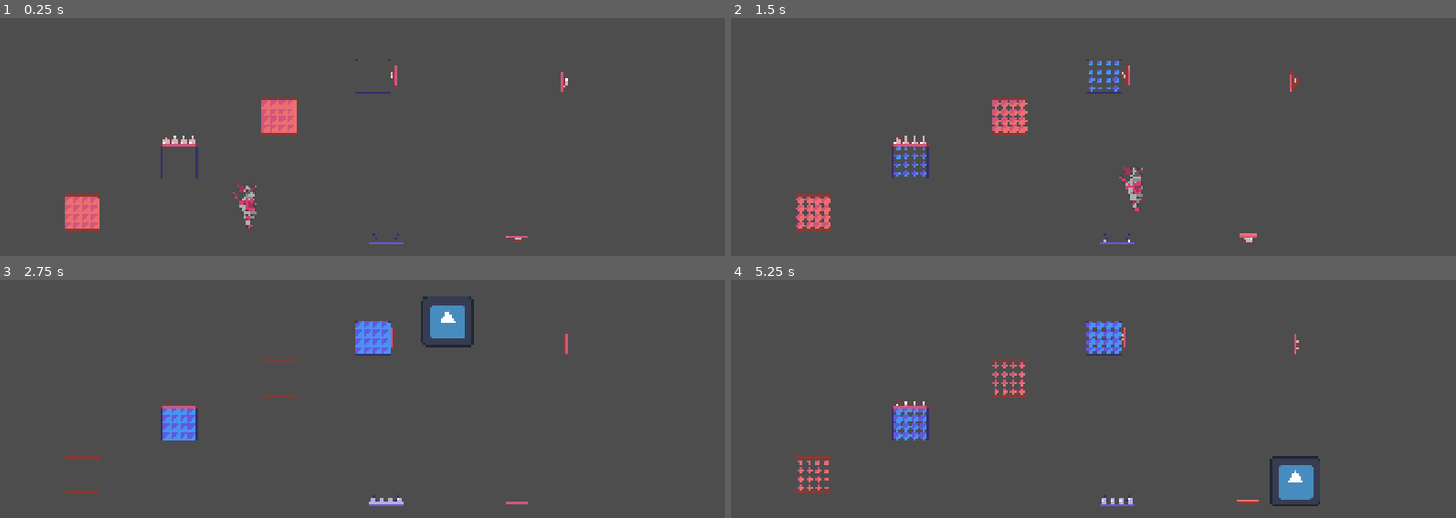
Above: before the commit, frames 1-4 (two rows, left to right).
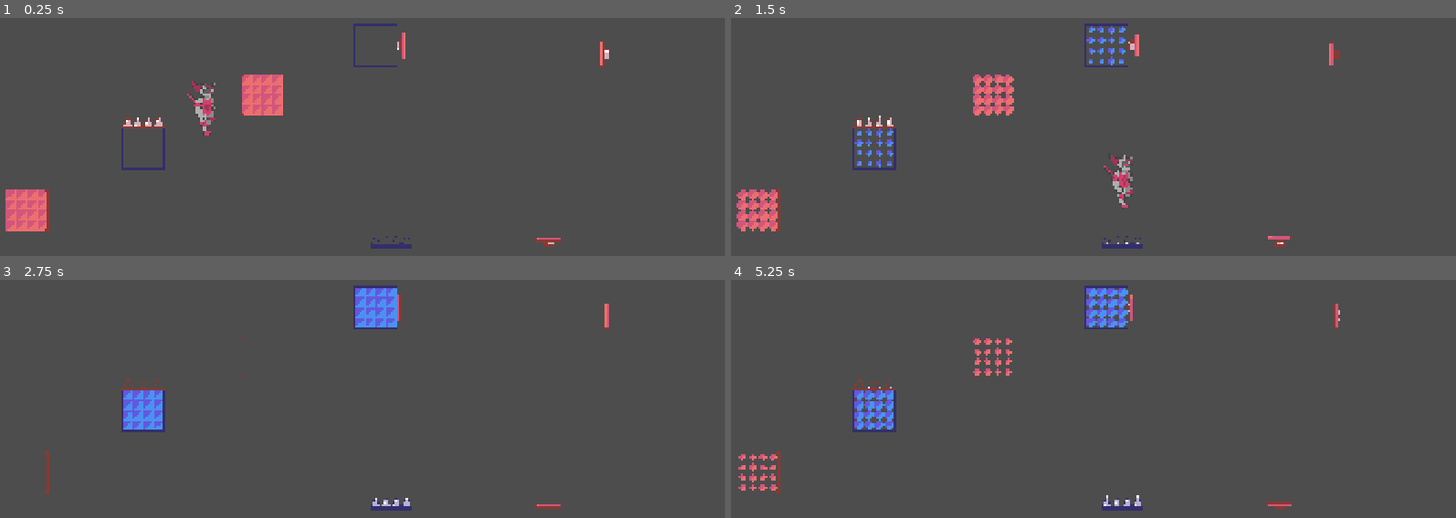
Above: after the commit, the same moments.

Repository: MatheoBrassart/The-Adventure-of-Beep-n-Boo-p
Game: Godot game, scene res://scenes/levels/level_test.tscn
Same seed, same stepped clock (60 frames per second), same inputs: the game is played once before the commit and once after it. The engine's default icon, where the game draws it, is replaced by a stand-in: a white triangle on a blue panel in a dark square.
Inputs:
- Up to frame 1 (0.25 s): no input
- Up to frame 2 (1.5 s): hold D (move_right) from 0.53 s (still down); tap Shift (switch_character) at 0.6, 1.35 s; tap Space (jump) at 0.77 s
- Up to frame 3 (2.75 s): tap Space (jump) at 1.52 s; release D (move_right) at 2.03 s; hold A (move_left) from 2.03 s (still down); tap Shift (switch_character) at 2.1 s
- Up to frame 4 (5.25 s): release A (move_left) at 2.78 s; hold D (move_right) 2.78-4.28 s; tap Shift (switch_character) every 0.75 s from 2.85 to 5.1 s; tap Space (jump) at 3.02, 3.77, 4.52 s; hold A (move_left) 4.28-5.03 s; hold D (move_right) from 5.03 s (still down)

The runs differ from the first frame. In frame 1, 5.2% of the frame differs, in the area x 0-85%, y 2-97%; in frame 2, 5.4%; in frame 3, 5.2%; in frame 4, 5.5%, in the area x 1-85%, y 2-97%.

Commit message:
Fix get_node Player not working properly

Diff:
--- a/the-adventure-of-beep-n'-boop/scenes/levels/level_test.tscn
+++ b/the-adventure-of-beep-n'-boop/scenes/levels/level_test.tscn
@@ -11,12 +11,12 @@
 [node name="LevelTest" type="Node2D"]
 
 [node name="Camera2D" type="Camera2D" parent="."]
-position = Vector2(600, 350)
+position = Vector2(600, 400)
 rotation = -1.5707964
-zoom = Vector2(1.5, 1.5)
+zoom = Vector2(1.8, 1.8)
 
 [node name="Player" parent="." instance=ExtResource("1_jp5fc")]
-position = Vector2(409, 565)
+position = Vector2(378, 428)
 
 [node name="StaticBody2D" type="StaticBody2D" parent="."]
 position = Vector2(4, 406)
@@ -25,38 +25,40 @@
 position = Vector2(1, -1)
 shape = SubResource("WorldBoundaryShape2D_e73ws")
 
-[node name="PicsChangeBeep" parent="." instance=ExtResource("2_4ptlp")]
+[node name="Level elements" type="Node2D" parent="."]
+
+[node name="PicsChangeBeep" parent="Level elements" instance=ExtResource("2_4ptlp")]
 position = Vector2(284, 477)
 
-[node name="BlocChangeBeep2" parent="." instance=ExtResource("3_ycf23")]
+[node name="BlocChangeBeep2" parent="Level elements" instance=ExtResource("3_ycf23")]
 position = Vector2(284, 537)
 WHICH_CHARACTER_IS_IT = 1
 
-[node name="BlocChangeBeep" parent="." instance=ExtResource("3_ycf23")]
+[node name="BlocChangeBeep" parent="Level elements" instance=ExtResource("3_ycf23")]
 position = Vector2(114, 628)
 
-[node name="PicsChangeBeep2" parent="." instance=ExtResource("2_4ptlp")]
+[node name="PicsChangeBeep2" parent="Level elements" instance=ExtResource("2_4ptlp")]
 position = Vector2(646, 650)
 WHICH_CHARACTER_IS_IT = 1
 
-[node name="BlocChange" parent="." instance=ExtResource("3_ycf23")]
+[node name="BlocChange" parent="Level elements" instance=ExtResource("3_ycf23")]
 position = Vector2(457, 459)
 
-[node name="BlocChange2" parent="." instance=ExtResource("3_ycf23")]
+[node name="BlocChange2" parent="Level elements" instance=ExtResource("3_ycf23")]
 position = Vector2(623, 387)
 WHICH_CHARACTER_IS_IT = 1
 
-[node name="RessortChange" parent="." instance=ExtResource("4_4ptlp")]
+[node name="RessortChange" parent="Level elements" instance=ExtResource("4_4ptlp")]
 position = Vector2(876, 647)
 
-[node name="RessortChange2" parent="." instance=ExtResource("4_4ptlp")]
+[node name="RessortChange2" parent="Level elements" instance=ExtResource("4_4ptlp")]
 position = Vector2(1089, 645)
 WHICH_CHARACTER_IS_IT = 1
 
-[node name="RessortChange3" parent="." instance=ExtResource("4_4ptlp")]
+[node name="RessortChange3" parent="Level elements" instance=ExtResource("4_4ptlp")]
 position = Vector2(687, 387)
 rotation = 1.5707964
 
-[node name="RessortChange4" parent="." instance=ExtResource("4_4ptlp")]
+[node name="RessortChange4" parent="Level elements" instance=ExtResource("4_4ptlp")]
 position = Vector2(931, 399)
 rotation = -1.5707964
--- a/the-adventure-of-beep-n'-boop/scripts/bloc_change.gd
+++ b/the-adventure-of-beep-n'-boop/scripts/bloc_change.gd
@@ -23,7 +23,7 @@
 		rightSprite = animatedSpriteBlocChangeBoop
 
 	# When appearing, check if the right character is active or not
-	var CURRENT_ACTIVE_CHARACTER = get_parent().get_node("Player")
+	var CURRENT_ACTIVE_CHARACTER = get_tree().get_first_node_in_group("Player")
 	if not CURRENT_ACTIVE_CHARACTER.CURRENT_ACTIVE_CHARACTER == WHICH_CHARACTER_IS_IT:
 		deactivate()
 		rightSprite.play("defaultInactive")
--- a/the-adventure-of-beep-n'-boop/scripts/pics_change.gd
+++ b/the-adventure-of-beep-n'-boop/scripts/pics_change.gd
@@ -23,7 +23,8 @@
 		rightSprite = animatedSpritePicsChangeBoop
 
 	# When appearing, check if the right character is active or not
-	var CURRENT_ACTIVE_CHARACTER = get_parent().get_node("Player")
+	var CURRENT_ACTIVE_CHARACTER = get_tree().get_first_node_in_group("Player")
+	print(CURRENT_ACTIVE_CHARACTER)
 	if not CURRENT_ACTIVE_CHARACTER.CURRENT_ACTIVE_CHARACTER == WHICH_CHARACTER_IS_IT:
 		deactivate()
 		rightSprite.play("defaultInactive")
--- a/the-adventure-of-beep-n'-boop/scripts/ressort_change.gd
+++ b/the-adventure-of-beep-n'-boop/scripts/ressort_change.gd
@@ -27,7 +27,7 @@
 		rightSprite = animatedSpriteRessortChangeBoop
 
 	# When appearing, check if the right character is active or not
-	var CURRENT_ACTIVE_CHARACTER = get_parent().get_node("Player")
+	var CURRENT_ACTIVE_CHARACTER = get_tree().get_first_node_in_group("Player")
 	if not CURRENT_ACTIVE_CHARACTER.CURRENT_ACTIVE_CHARACTER == WHICH_CHARACTER_IS_IT:
 		deactivate()
 		rightSprite.play("defaultInactive")
